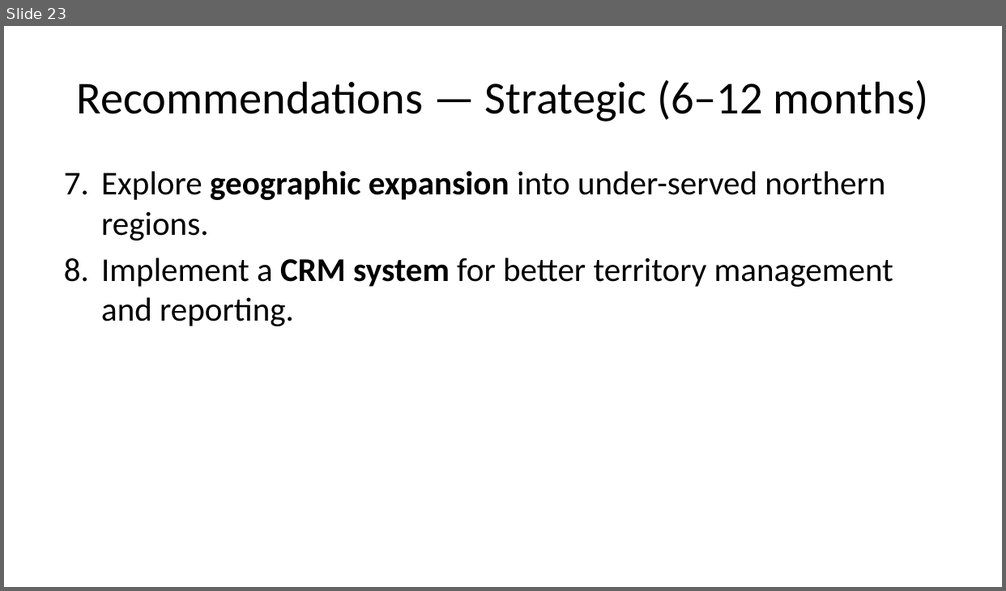
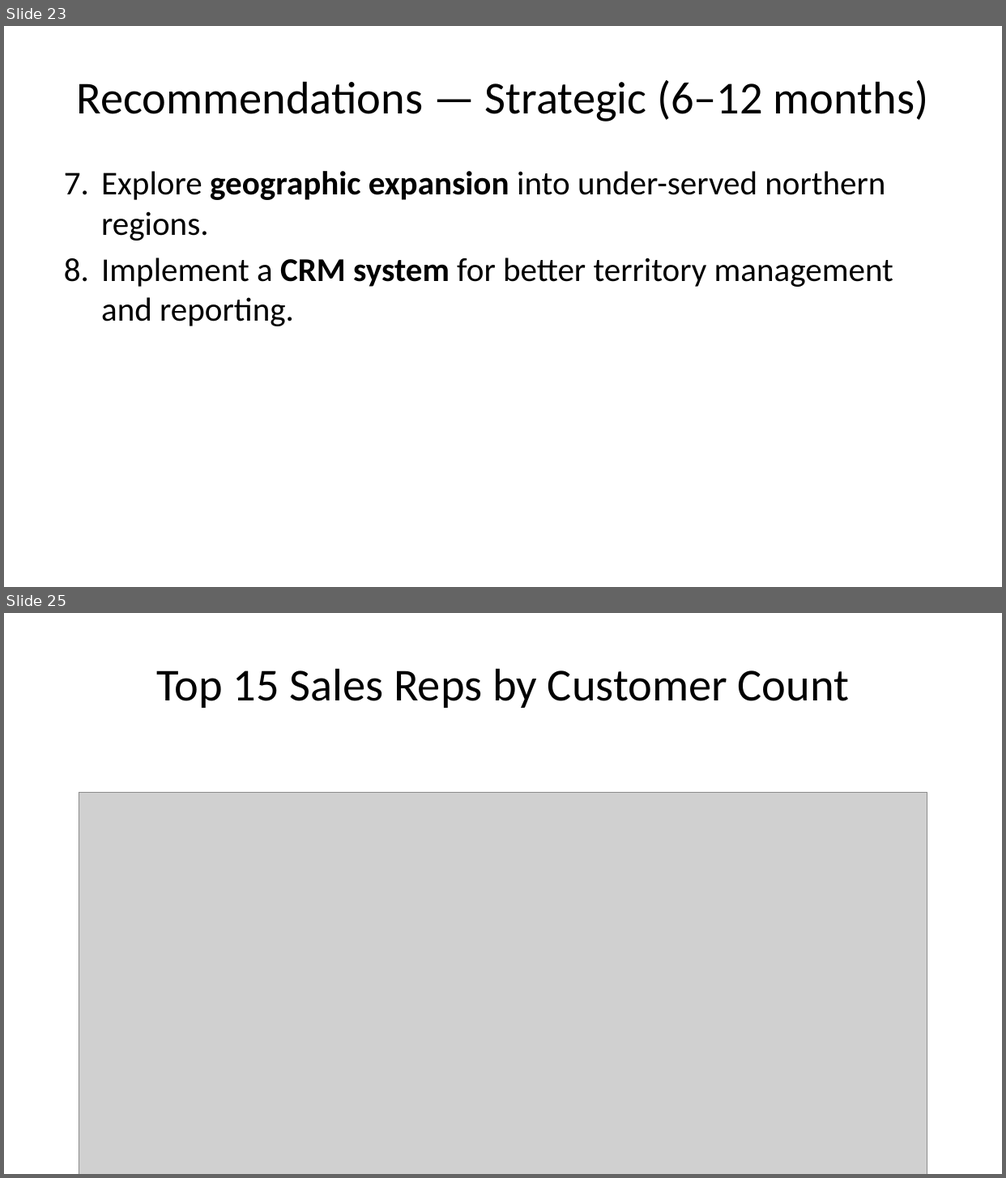
Before and after one commit to Akinbamioluwashola/Agro-bar-analysis, a slide deck: CEO_Presentation_PPTX.pptx. Shown one above the other, each under a label of ours: slide 23 before the commit, slides 23 and 25 after it; the slides between them are not shown. The pictures are 1006x591 and 1006x1178 pixels, drawn with LibreOffice and Linux fonts; fonts in the diff are those of the drawing; grey boxes stand for pictures. Boxes give left, top, right and bottom in pixels: in the first picture for what was removed or moved away, otherwise in the second. Text is boxed around its words. In the diff, an @@ line names an element or a change of style, - is before the commit and + after.

```diff
--- a/CEO_Presentation_PPTX.pptx
+++ b/CEO_Presentation_PPTX.pptx
@@ slide 25 added at [4,613,1002,1174], background #FFFFFF @@
@@ title added at [156,668,849,708], 33 pt, text #000000 @@
+Top 15 Sales Reps by Customer Count
@@ picture added at [79,793,927,1174] @@
```
Also in this commit, not shown: 1 slide changed, 8 other slides added, 1 other file.
